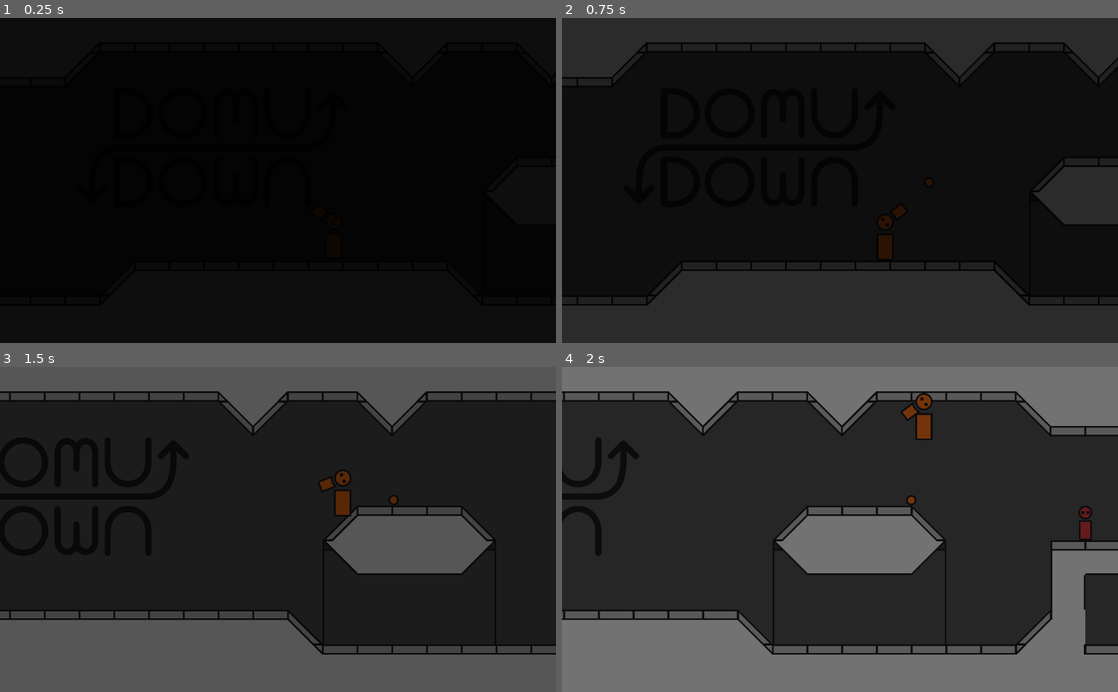
Above: before the commit, frames 1-4 (two rows, left to right).
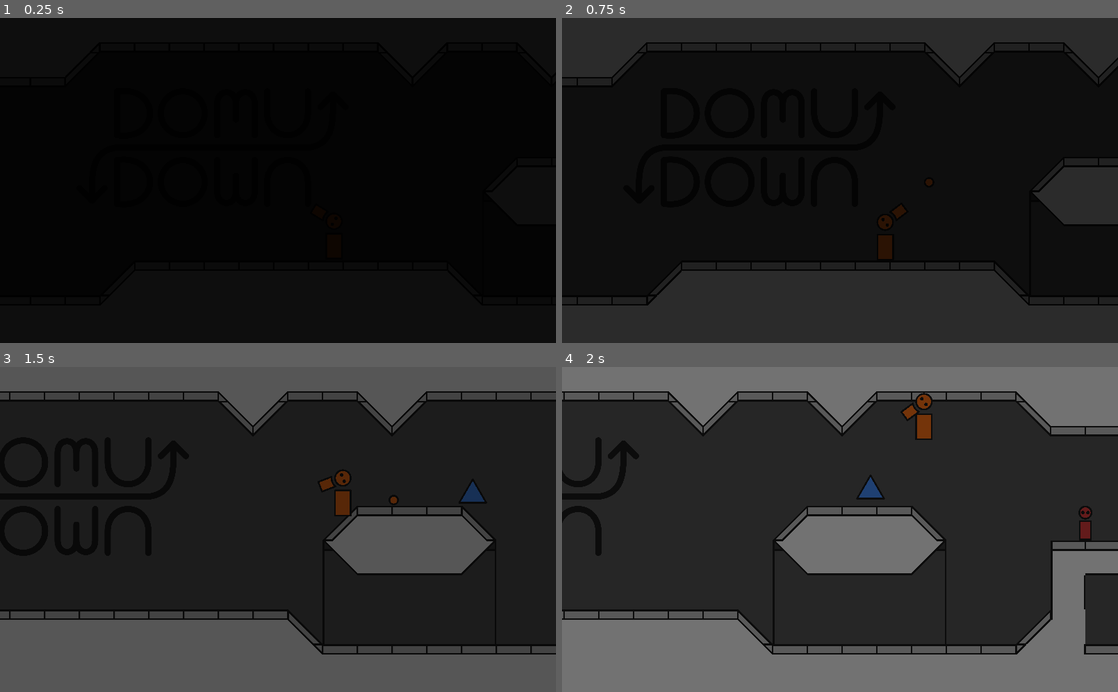
Above: after the commit, the same moments.

Repository: sirstotes/ZenoJam
Game: Godot game, scene res://Scenes/Main.tscn
Two runs of this game, one before a commit and one after it. Both use one fixed random seed, a clock stepped at 60 frames per second and the inputs below.
Inputs (mouse positions are in pixels of both pictures, inside the frame that each line leads up to):
- Up to frame 1 (0.25 s): no input
- Up to frame 2 (0.75 s): tap Enter at 0.5 s; move the mouse to (962, 164) at 0.52 s; hold D (move-right) from 0.53 s (still down); click (962, 164) at 0.6 s
- Up to frame 3 (1.5 s): keep holding D (move-right); tap W (move-up) at 0.77 s; move the mouse to (166, 545) at 1.27 s; tap E (trade) at 1.35 s
- Up to frame 4 (2 s): keep holding D (move-right); tap W (move-up) at 1.52 s

The runs differ from the first frame. In frame 2, less than 0.1% of the frame differs, in the area x 13-78%, y 8-86%; in frame 3, 0.6%; in frame 4, 1.0%, in the area x 0-100%, y 7-89%.

Commit message:
Everything lol

Diff:
--- a/Objects/Bullets/Bullet-1.tscn
+++ b/Objects/Bullets/Bullet-1.tscn
@@ -7,6 +7,8 @@
 
 [node name="Bullet" type="RigidBody2D"]
 gravity_scale = 8.0
+contacts_reported = 7
+contact_monitor = true
 script = ExtResource( 1 )
 __meta__ = {
 "_editor_description_": ""
@@ -18,3 +20,4 @@
 [node name="Sprite" type="Sprite" parent="CollisionShape2D"]
 scale = Vector2( 0.1, 0.1 )
 texture = ExtResource( 2 )
+[connection signal="body_entered" from="." to="." method="_on_Bullet_body_entered"]
--- a/Objects/Domu.tscn
+++ b/Objects/Domu.tscn
@@ -3,7 +3,7 @@
 [ext_resource path="res://Sprites/message.png" type="Texture" id=1]
 [ext_resource path="res://Sprites/domu-red.png" type="Texture" id=2]
 [ext_resource path="res://Typo_Round_Regular_Demo.otf" type="DynamicFontData" id=3]
-[ext_resource path="res://Sprites/upgrades/health.png" type="Texture" id=4]
+[ext_resource path="res://Sprites/Upgrades/health.png" type="Texture" id=4]
 [ext_resource path="res://Scripts/Domu.gd" type="Script" id=5]
 
 [sub_resource type="CapsuleShape2D" id=1]
--- a/Objects/Enemies/Walker.tscn
+++ b/Objects/Enemies/Walker.tscn
@@ -7,7 +7,6 @@
 radius = 32.0
 
 [node name="KinematicBody2D" type="KinematicBody2D"]
-position = Vector2( 255.308, 482.893 )
 script = ExtResource( 1 )
 __meta__ = {
 "_edit_group_": true
--- a/Scenes/Main.tscn
+++ b/Scenes/Main.tscn
@@ -12,6 +12,7 @@
 [ext_resource path="res://Sprites/domu-yellow.png" type="Texture" id=10]
 [ext_resource path="res://Sprites/health.png" type="Texture" id=11]
 [ext_resource path="res://Sprites/coin.png" type="Texture" id=12]
+[ext_resource path="res://Objects/Enemies/Walker.tscn" type="PackedScene" id=13]
 
 [node name="Node2D" type="Node2D"]
 script = ExtResource( 2 )
@@ -311,4 +312,7 @@
 "_edit_use_anchors_": false
 }
 
+[node name="KinematicBody2D" parent="." instance=ExtResource( 13 )]
+position = Vector2( 1601.97, 171.135 )
+
 [editable path="Player"]
--- a/Scripts/Bullets/Bullet-1.gd
+++ b/Scripts/Bullets/Bullet-1.gd
@@ -39,3 +39,10 @@
 	var self_chunk = int(floor(global_position.x/screen_size))
 	player_chunk = new_chunk
 	wrap(self_chunk)
+
+func _on_Bullet_body_entered(body):
+	if body.is_in_group("enemy"):
+		body.health += damage
+		print(body.health)
+		add_to_group("freeing")
+		queue_free()
--- a/Scripts/Enemies/Base Enemy.gd
+++ b/Scripts/Enemies/Base Enemy.gd
@@ -4,10 +4,15 @@
 export(float) var walk_acceleration = 5000
 export(float) var friction = 5000
 var max_speed = 1000
+var max_health = 0
 export(float) var tolerance = 1
 export(float) var jump_speed = 500
 export(float) var air_multiplier = 0.1
+export(float) var player_damage_buffer = 1
+
+var current_player_buffer = 0
 var health = 0
+
 onready var base = $"../../Node2D"
 
 var properties = {"blue": [100, 2], "green": [200, 4], "yellow": [300, 6], "red": [400, 8]}
@@ -25,6 +30,7 @@
 
 # Called every frame. 'delta' is the elapsed time since the previous frame.
 func _physics_process(delta):
+	add_to_group("enemy")
 	base_stuff(delta)
 
 
@@ -39,12 +45,22 @@
 	move_and_slide(velocity, Vector2(0, -1))
 	for i in get_slide_count():
 		var collision = get_slide_collision(i)
+		if collision.collider.name == "TileMap" or collision.collider.name == "TileMap2" or collision.collider.name == "TileMap3":
+			continue
 		if collision.collider.is_in_group("bullet") and not collision.collider.is_in_group("freeing"):
+			print("Bullet Contact")
 			collision.collider.add_to_group("freeing")
 			collision.collider.queue_free()
-			health -= collision.collider.damage
-			if health == 0:
-				die()
+			health += collision.collider.damage
+		if collision.collider.name == "Player":
+			if current_player_buffer > player_damage_buffer:
+				current_player_buffer = 0
+				print(collision.collider.health)
+				collision.collider.damage(1)
+				print("Player damage")
+	current_player_buffer += delta
+	if health >= max_health:
+		die()
 	var self_chunk = int(floor(position.x/screen_size))
 	wrap(self_chunk)
 	if gravity_inverted:
@@ -68,7 +84,7 @@
 
 func set_color(color):
 	max_speed = properties[color][0]
-	health = properties[color][1]
+	max_health = properties[color][1]
 	return load("res://Sprites/tri-" + color + ".png")
 
 func move_handler(new_chunk):
--- a/Scripts/Enemies/Walker.gd
+++ b/Scripts/Enemies/Walker.gd
@@ -4,8 +4,7 @@
 
 var last_position = Vector2()
 var collided_buffer = 0
-# Called when the node enters the scene tree for the first time.
-# Called every frame. 'delta' is the elapsed time since the previous frame.
+
 func _ready():
 	base.connect("new_chunk", self, "move_handler")
 	$Sprite.texture = set_color("blue")
--- a/Scripts/Player.gd
+++ b/Scripts/Player.gd
@@ -7,6 +7,9 @@
 export(float) var tolerance = 1
 export(float) var jump_speed = 500
 export(float) var air_multiplier = 0.1
+export(int) var max_health = 5
+
+var health = 0
 
 var velocity = Vector2()
 var last_position = Vector2()
@@ -42,3 +45,6 @@
 	last_position = position
 	move_and_slide(velocity, Vector2(0, -1))
 	velocity.y += gravity * delta
+
+func damage(amount):
+	health += amount
--- a/project.godot
+++ b/project.godot
@@ -18,6 +18,11 @@
 config/name="Mobius"
 run/main_scene="res://Scenes/Main.tscn"
 config/icon="res://icon.png"
+
+[display]
+
+window/stretch/mode="2d"
+window/stretch/aspect="keep"
 
 [input]
 
@@ -92,21 +97,26 @@
 move-right={
 "deadzone": 0.5,
 "events": [ Object(InputEventKey,"resource_local_to_scene":false,"resource_name":"","device":0,"alt":false,"shift":false,"control":false,"meta":false,"command":false,"pressed":false,"scancode":68,"unicode":0,"echo":false,"script":null)
+, Object(InputEventKey,"resource_local_to_scene":false,"resource_name":"","device":0,"alt":false,"shift":false,"control":false,"meta":false,"command":false,"pressed":false,"scancode":16777233,"unicode":0,"echo":false,"script":null)
  ]
 }
 move-left={
 "deadzone": 0.5,
 "events": [ Object(InputEventKey,"resource_local_to_scene":false,"resource_name":"","device":0,"alt":false,"shift":false,"control":false,"meta":false,"command":false,"pressed":false,"scancode":65,"unicode":0,"echo":false,"script":null)
+, Object(InputEventKey,"resource_local_to_scene":false,"resource_name":"","device":0,"alt":false,"shift":false,"control":false,"meta":false,"command":false,"pressed":false,"scancode":16777231,"unicode":0,"echo":false,"script":null)
  ]
 }
 move-up={
 "deadzone": 0.5,
 "events": [ Object(InputEventKey,"resource_local_to_scene":false,"resource_name":"","device":0,"alt":false,"shift":false,"control":false,"meta":false,"command":false,"pressed":false,"scancode":87,"unicode":0,"echo":false,"script":null)
+, Object(InputEventKey,"resource_local_to_scene":false,"resource_name":"","device":0,"alt":false,"shift":false,"control":false,"meta":false,"command":false,"pressed":false,"scancode":32,"unicode":0,"echo":false,"script":null)
+, Object(InputEventKey,"resource_local_to_scene":false,"resource_name":"","device":0,"alt":false,"shift":false,"control":false,"meta":false,"command":false,"pressed":false,"scancode":16777232,"unicode":0,"echo":false,"script":null)
  ]
 }
 move-down={
 "deadzone": 0.5,
 "events": [ Object(InputEventKey,"resource_local_to_scene":false,"resource_name":"","device":0,"alt":false,"shift":false,"control":false,"meta":false,"command":false,"pressed":false,"scancode":83,"unicode":0,"echo":false,"script":null)
+, Object(InputEventKey,"resource_local_to_scene":false,"resource_name":"","device":0,"alt":false,"shift":false,"control":false,"meta":false,"command":false,"pressed":false,"scancode":16777234,"unicode":0,"echo":false,"script":null)
  ]
 }
 trade={
Not shown, changed: .mono/metadata/ide_messaging_meta.txt
Not shown: 1 places in Scenes/Main.tscn that only renumber resources
